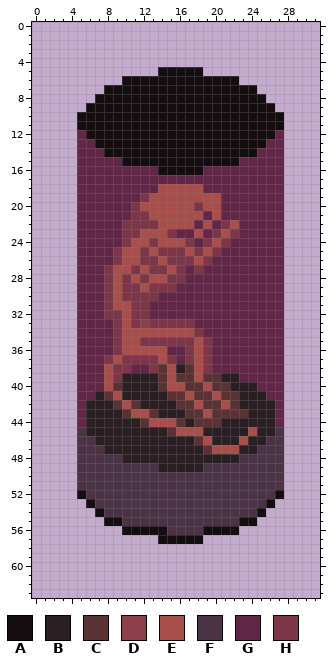
Pixel-art file -- resources/images/objects/CreatureChamber1.aseprite. This is how it looked before the edit.
32x64 pixels, 1 frame.
Palette (. is transparent): A #140e10  B #2a2024  C #5a3233  D #8d4049  E #a84f4b  F #4b3245  G #622747  H #7d3648
Pixels before, first column x 5:
 5 .........AAAAA.........
 6 .....AAAAAAAAAAAAA.....
 7 ...AAAAAAAAAAAAAAAAA...
 8 ..AAAAAAAAAAAAAAAAAAA..
 9 .AAAAAAAAAAAAAAAAAAAAA.
10 AAAAAAAAAAAAAAAAAAAAAAA
11 AAAAAAAAAAAAAAAAAAAAAAA
12 GAAAAAAAAAAAAAAAAAAAAAG
13 GGAAAAAAAAAAAAAAAAAAAGG
14 GGGAAAAAAAAAAAAAAAAAGGG
15 GGGGGAAAAAAAAAAAAAGGGGG
16 GGGGGGGGGAAAAAGGGGGGGGG
17 GGGGGGGGGGGGGGGGGGGGGGG
18 GGGGGGGGGEEEEEGGGGGGGGG
19 GGGGGGGHEEEEEEEEGGGGGGG
20 GGGGGGHEEEEEEHEEGGGGGGG
21 GGGGGGHHEEEEEEGEGGGGGGG
22 GGGGGHHHHEEEEGEGHEGGGGG
23 GGGGGHHEEEHGGEGHEHGGGGG
24 GGGGGHEEHEEEHGHEHGGGGGG
25 GGGGHEEHEHHHEHEHGGGGGGG
26 GGGGHEEHHEHHHEHGGGGGGGG
27 GGGHEEHEHHEHGHGGGGGGGGG
28 GGGHEHEHEEHHGGGGGGGGGGG
29 GGGHEHHEHHHGGGGGGGGGGGG
30 GGGHEHHHHGGGGGGGGGGGGGG
31 GGGHEEHHGGGGGGGGGGGGGGG
32 GGGHHEHHGGGGGGGGGGGGGGG
33 GGGGHEHDHHHHHGGGGGGGGGG
34 GGGGHEEEEEEEEHGGGGGGGGG
35 GGGGHEEHHHHHHEHGGGGGGGG
36 GGGGHEEEEEGGHEHGGGGGGGG
37 GGGHEHHHHEHGHEHGGGGGGGG
38 GGGEHHGGHCEBCEHGGGGGGGG
39 GGGEHBBBBCECCECCBBGGGGG
40 GGGECBBBBCEECCECCBBBGGG
41 GGBCEBBBBBCCECCECCBBBGG
42 GBBBCECBBBBCCECCECBBBBG
43 GBBBBCEECBBBCCECCCCBBBG
44 GBBBBBBCEEECBCCCBBBBBBG
45 FBBBBBBBBBCEEEBBBBBEBBF
46 FFBBBBBBBBBBBCEBBBEBBFF
47 FFFBBBBBBBBBBBCEEEBBFFF
48 FFFFFBBBBBBBBBBBBBFFFFF
49 FFFFFFFFFBBBBBFFFFFFFFF
50 FFFFFFFFFFFFFFFFFFFFFFF
51 FFFFFFFFFFFFFFFFFFFFFFF
52 AFFFFFFFFFFFFFFFFFFFFFA
53 .AFFFFFFFFFFFFFFFFFFFA.
54 ..AFFFFFFFFFFFFFFFFFA..
55 ...AAFFFFFFFFFFFFFAA...
56 .....AAAAAFFFFAAAA.....
57 .........AAAAA.........
And afterwards:
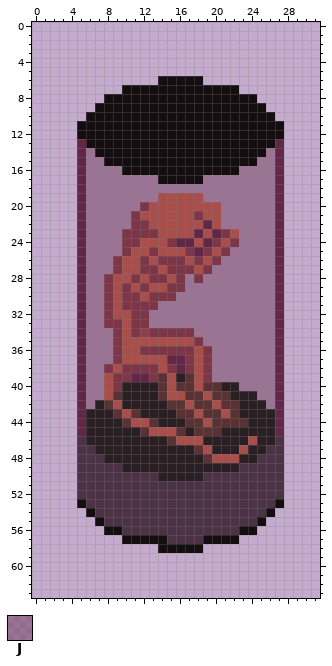
Colours new in this view: J #6227476b
What changed:
Changed rows in their new state; - is an unchanged pixel.
first column x 5:
 5 ---------.....---------
 6 -----....-----....-----
 7 ---..-------------..---
 8 --.-----------------.--
 9 -.-------------------.-
10 .---------------------.
12 A---------------------A
13 -A-------------------A-
14 -JA-----------------AJ-
15 -JJAA-------------AAJJ-
16 -JJJJAAAA-----AAAAJJJJ-
17 -JJJJJJJJAAAAAJJJJJJJJ-
18 -JJJJJJJJJJJJJJJJJJJJJ-
19 -JJJJJJJJ-----JJJJJJJJ-
20 -JJJJJJH-----E--JJJJJJ-
21 -JJJJJ-E-----HE-JJJJJJ-
22 -JJJJJ--E----EGEJJJJJJ-
23 -JJJJ--HH-EEEGEGHEJJJJ-
24 -JJJJ-H-E-HGGEGHEHJJJJ-
25 -JJJJH-EHEEEHGHEHJJJJJ-
26 -JJJ----EH--EHEHJJJJJJ-
27 -JJJH-EH-EH-HEHJJJJJJJ-
28 -JJ--EHEHHE-JHJJJJJJJJ-
29 -JJ---EHEE-HJJJJJJJJJJ-
30 -JJ----E-HHJJJJJJJJJJJ-
31 -JJ--H--HJJJJJJJJJJJJJ-
32 -JJ-E---JJJJJJJJJJJJJJ-
33 -JJH---HJJJJJJJJJJJJJJ-
34 -JJJ--HDHHHHHJJJJJJJJJ-
35 -JJJ---EEEEEEHJJJJJJJJ-
36 -JJJ---HHHHH---JJJJJJJ-
37 -JJJHEEEE-G----JJJJJJJ-
38 -JJHE-HH-EHGH--JJJJJJJ-
39 -JJ--HGGH--B--HJJJJJJJ-
40 -JJ-H------C-EC-B-JJJJ-
41 -JJEC----CEEC-EC-B--JJ-
42 -J-CEBB---C-EC-EC----J-
43 ----CECBB--C-EC-E-B----
44 -----CEECBBBC-E-CCC----
45 G------CEEECBCCC---B--G
46 -B--------CEEEB---BE-B-
47 --B----------CEBBBE-B--
48 ---BB---------CEEEBB---
49 -----BBBB-----BBBB-----
50 ---------BBBBB---------
52 F---------------------F
53 AF-------------------FA
54 -AF-----------------FA-
55 --AFF-------------FFA--
56 ---AAFFFFF----FFFFAA---
57 -----AAAA-FFFFAAAA-----
58 ---------AAAAA---------
Boxes around the changes in both pictures, in picture pixels (x1, y1, x2, y2):
changed: (77, 67, 284, 553)
